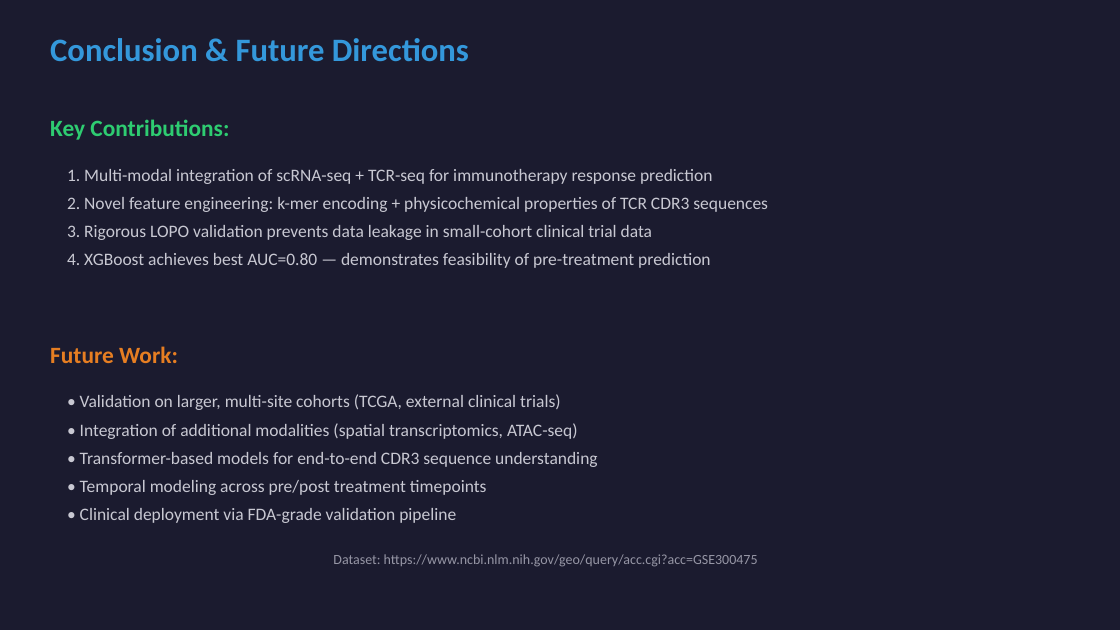
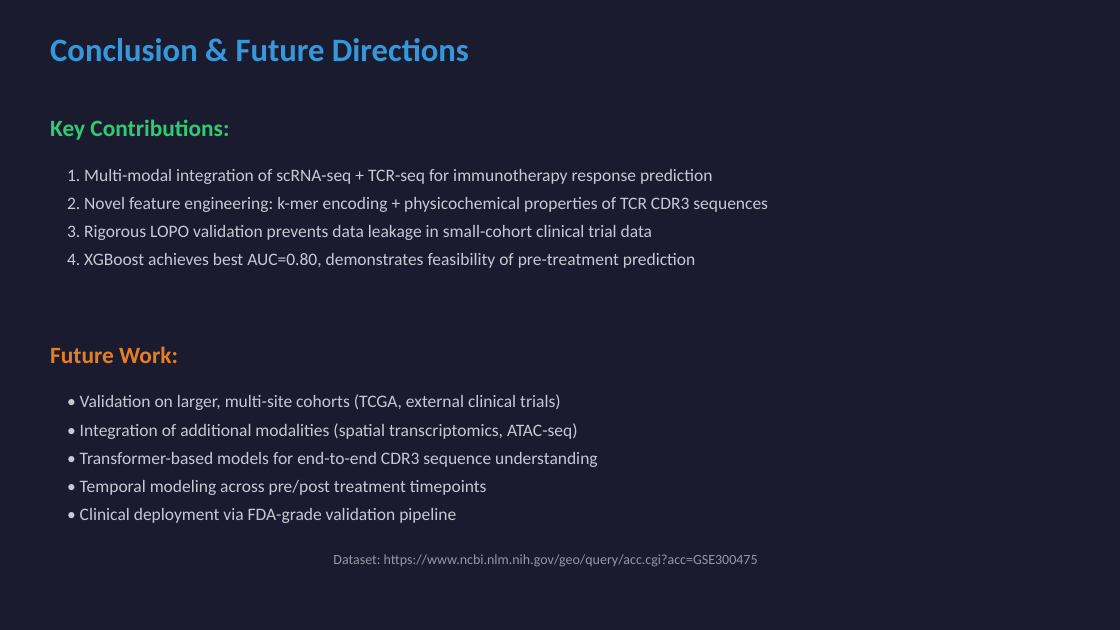
Before and after one commit to Anmol-Josan/Predicting-Chemo-immunotherapy-Response-in-Early-Stage-Hormone-Receptor-Positive-Breast-Cancer, a slide deck: slide 10 of Final/presentation.pptx. Drawn at 1120x630 pixels with LibreOffice and Linux fonts; fonts in the diff are those of the drawing. Boxes give left, top, right and bottom in pixels: in the first picture for what was removed or moved away, otherwise in the second. Text is boxed around its words. In the diff, an @@ line names an element or a change of style, - is before the commit and + after.

```diff
--- a/Final/presentation.pptx
+++ b/Final/presentation.pptx
@@ text at (x1=67, y1=253, x2=695, y2=268): text changed @@
-4. XGBoost achieves best AUC=0.80 — demonstrates feasibility of pre-treatment prediction
+4. XGBoost achieves best AUC=0.80, demonstrates feasibility of pre-treatment prediction
```
Also in this commit, not shown: 4 other slides changed, 16 other files.
